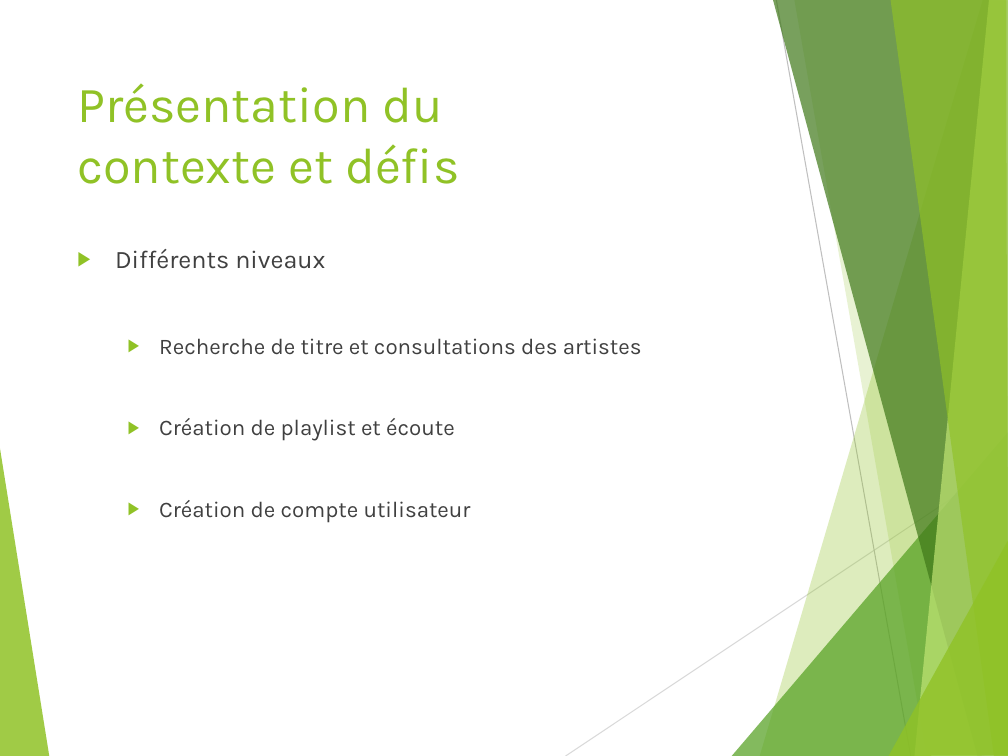
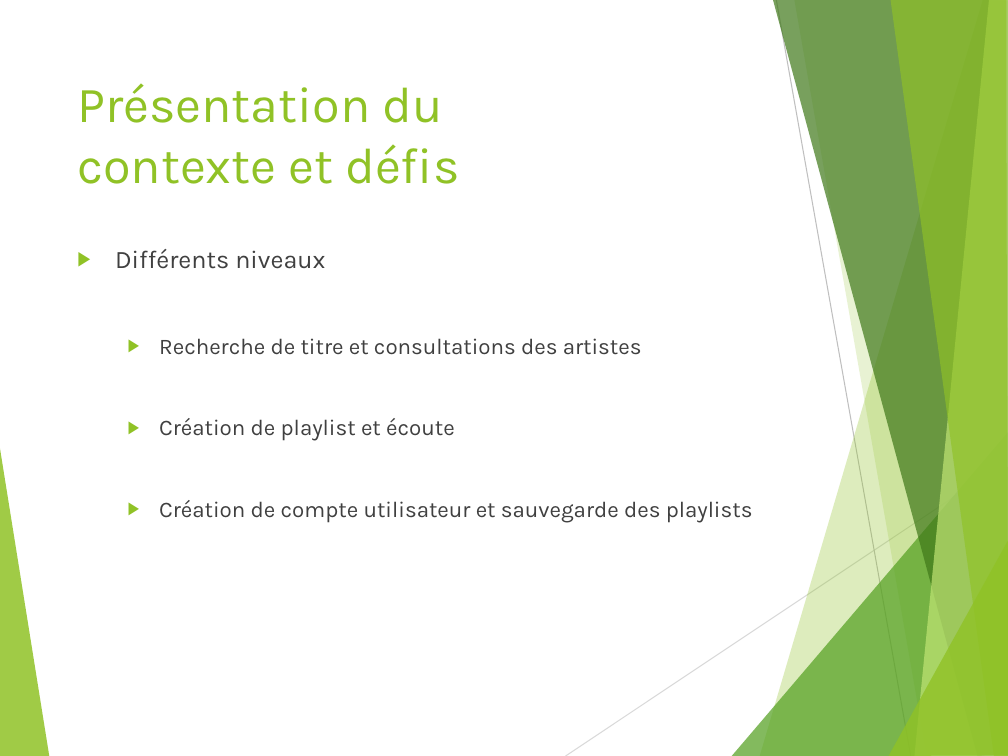
Before and after one commit to Nitix/L3-Miage-Web-Site-de-Musique, a slide deck: slide 3 of présentation.pptx. Drawn at 1008x756 pixels with LibreOffice and Linux fonts; fonts in the diff are those of the drawing. Boxes give left, top, right and bottom in pixels: in the first picture for what was removed or moved away, otherwise in the second. Text is boxed around its words. In the diff, an @@ line names an element or a change of style, - is before the commit and + after.

```diff
--- a/présentation.pptx
+++ b/présentation.pptx
@@ text at (159, 500, 753, 523): text changed @@
-  ▶ Création de compte utilisateur
+  ▶ Création de compte utilisateur et sauvegarde des playlists
```
Also in this commit, not shown: 2 slides added.
